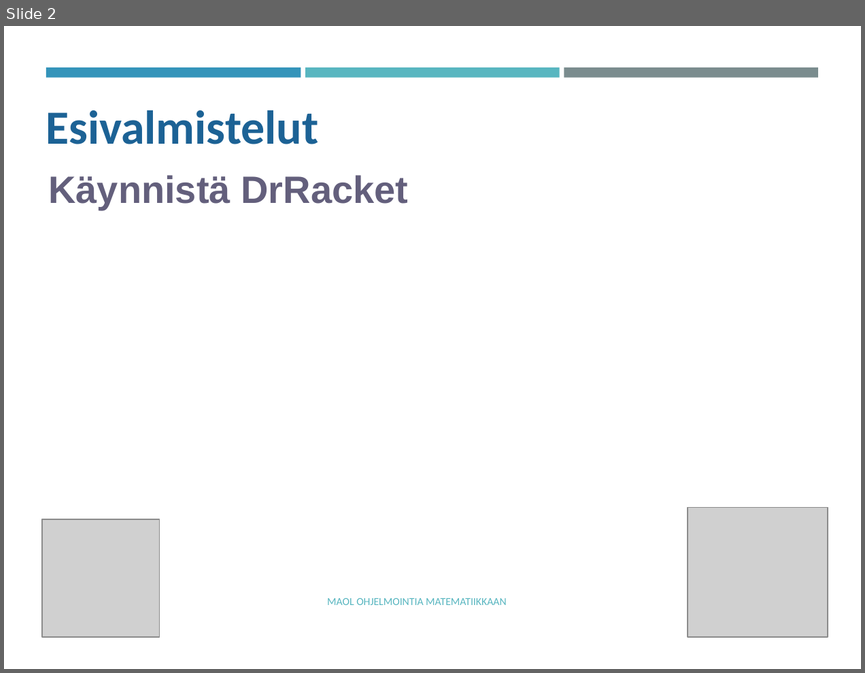
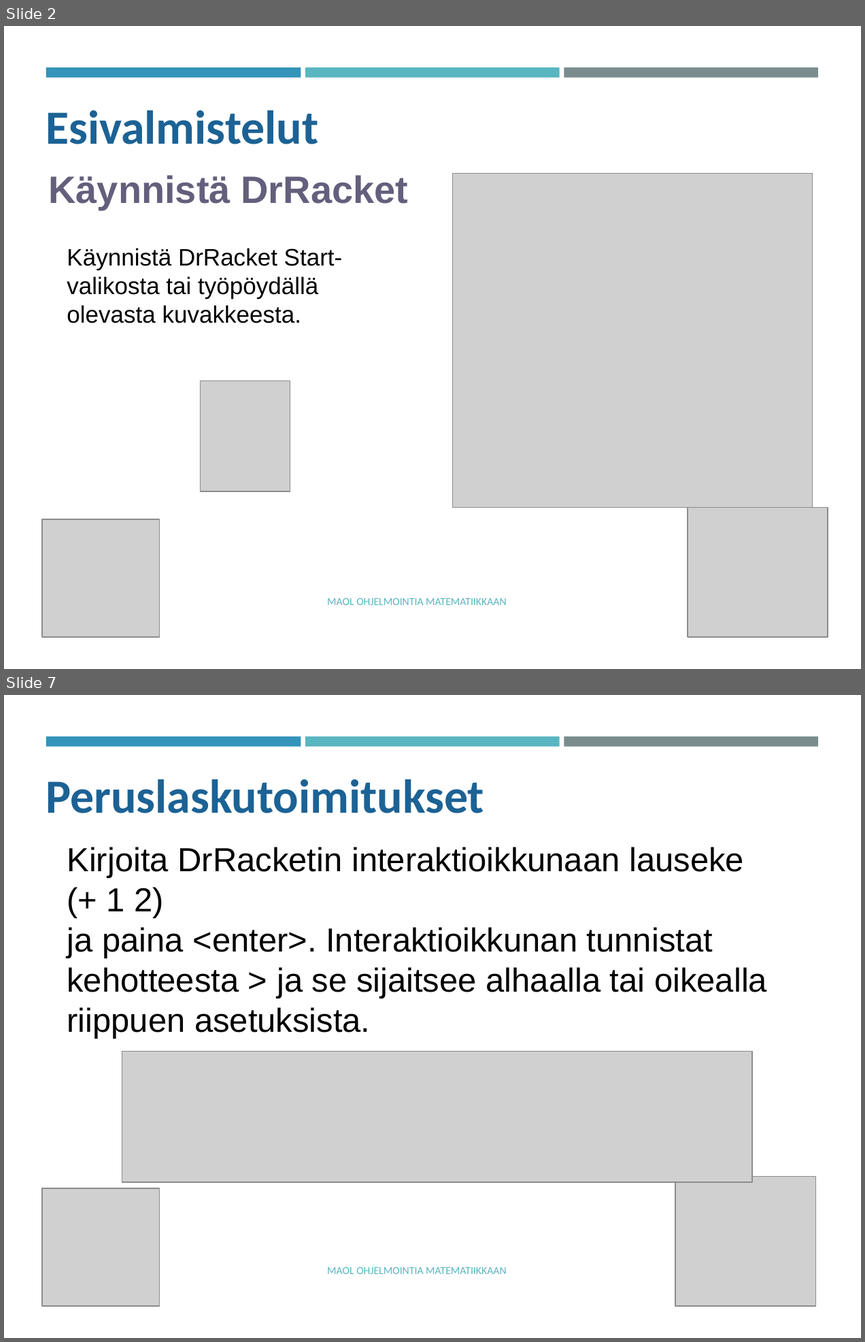
Before and after one commit to tyynetyyne/tyynetyyne.github.io, a slide deck: tehtavat/tiedostot/maol/power_point/Racket-MAOL-5-6-tutustuminen-ohjelmointiymparistoon.pptx. Shown one above the other, each under a label of ours: slide 2 before the commit, slides 2 and 7 after it; the slides between them are not shown. The pictures are 865x673 and 865x1342 pixels, drawn with LibreOffice and Linux fonts; fonts in the diff are those of the drawing; grey boxes stand for pictures. Boxes give left, top, right and bottom in pixels: in the first picture for what was removed or moved away, otherwise in the second. Text is boxed around its words. In the diff, an @@ line names an element or a change of style, - is before the commit and + after.

```diff
--- a/tehtavat/tiedostot/maol/power_point/Racket-MAOL-5-6-tutustuminen-ohjelmointiymparistoon.pptx
+++ b/tehtavat/tiedostot/maol/power_point/Racket-MAOL-5-6-tutustuminen-ohjelmointiymparistoon.pptx
@@ slide 7 added at (x1=4, y1=695, x2=861, y2=1338), background #FFFFFF; not listed: 3 template elements that a slide beside it also shows @@
@@ text added at (x1=45, y1=779, x2=484, y2=813), 40 pt, text #1D6294, bold @@
+Peruslaskutoimitukset
@@ text added at (x1=67, y1=847, x2=767, y2=1038), 28 pt, text #000000 @@
+Kirjoita DrRacketin interaktioikkunaan lauseke
+(+ 1 2)
+ja paina <enter>. Interaktioikkunan tunnistat kehotteesta > ja se sijaitsee alhaalla tai oikealla riippuen asetuksista.
@@ picture added at (x1=122, y1=1051, x2=752, y2=1182) @@
@@ picture added at (x1=675, y1=1176, x2=815, y2=1305) @@
@@ picture added at (x1=41, y1=1187, x2=159, y2=1305) @@
@@ text added at (x1=327, y1=1267, x2=507, y2=1274), 9 pt, text #58B6C0 @@
+MAOL OHJELMOINTIA MATEMATIIKKAAN
@@ slide 2 changed as well @@
@@ picture added at (x1=453, y1=174, x2=813, y2=507) @@
@@ text added at (x1=67, y1=248, x2=343, y2=323), 20 pt, text #000000 @@
+Käynnistä DrRacket Start-valikosta tai työpöydällä olevasta kuvakkeesta.
@@ picture added at (x1=201, y1=381, x2=290, y2=491) @@
```
Also in this commit, not shown: 6 other slides changed, 11 other slides added, 3 slides removed.
